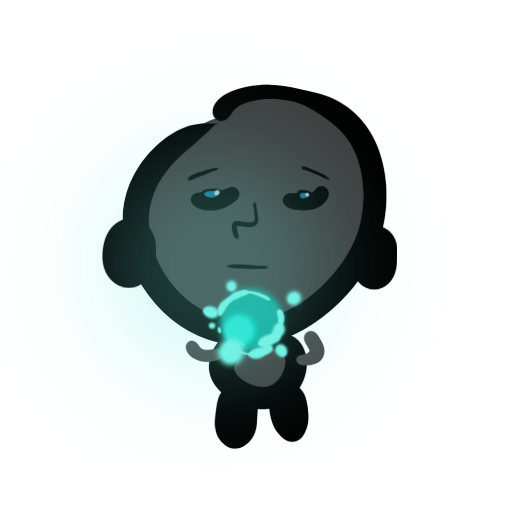
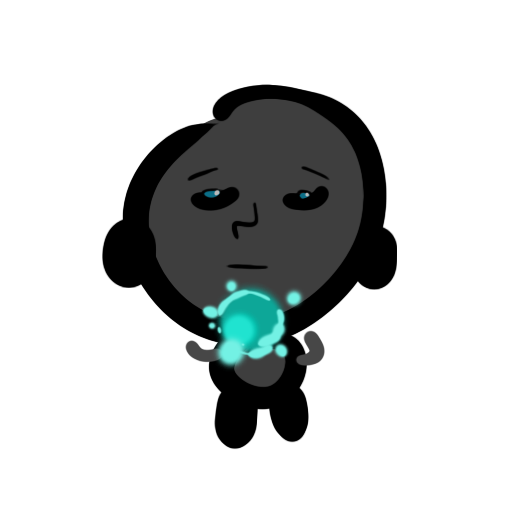
Before/after of a 512 x 512 layered artwork. What changed in the layer stack:
hid "Layer 7" over [28,80,399,452]
